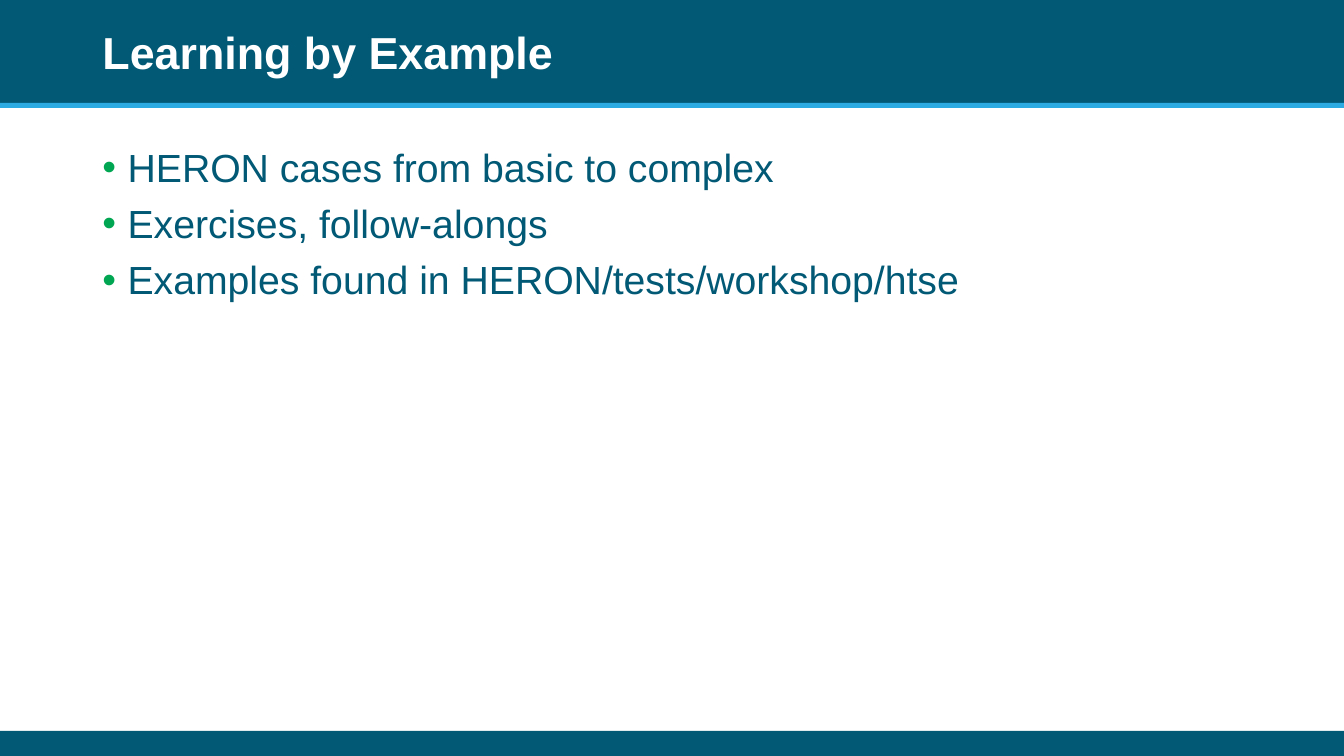
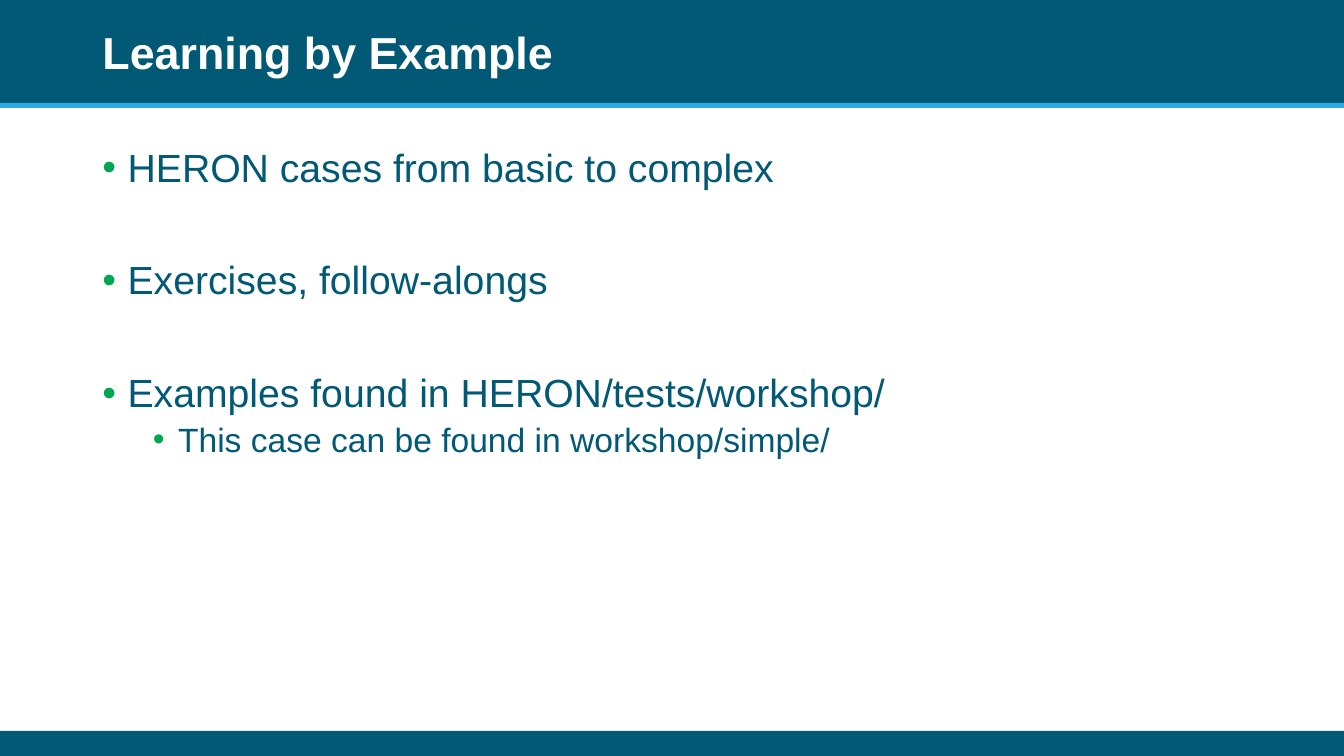
Before and after one commit to idaholab/HERON, a slide deck: slide 2 of doc/workshop/1_SimpleCase.pptx. Drawn at 1344x756 pixels with LibreOffice and Linux fonts; fonts in the diff are those of the drawing; background and template pictures are left out. Boxes give left, top, right and bottom in pixels: in the first picture for what was removed or moved away, otherwise in the second. Text is boxed around its words. In the diff, an @@ line names an element or a change of style, - is before the commit and + after.

Commit message:
fixed incorrect link

```diff
--- a/doc/workshop/1_SimpleCase.pptx
+++ b/doc/workshop/1_SimpleCase.pptx
@@ text at [128,378,885,459]: text changed @@
-• Examples found in HERON/tests/workshop/htse
+• Examples found in HERON/tests/workshop/
+  • This case can be found in workshop/simple/
```
